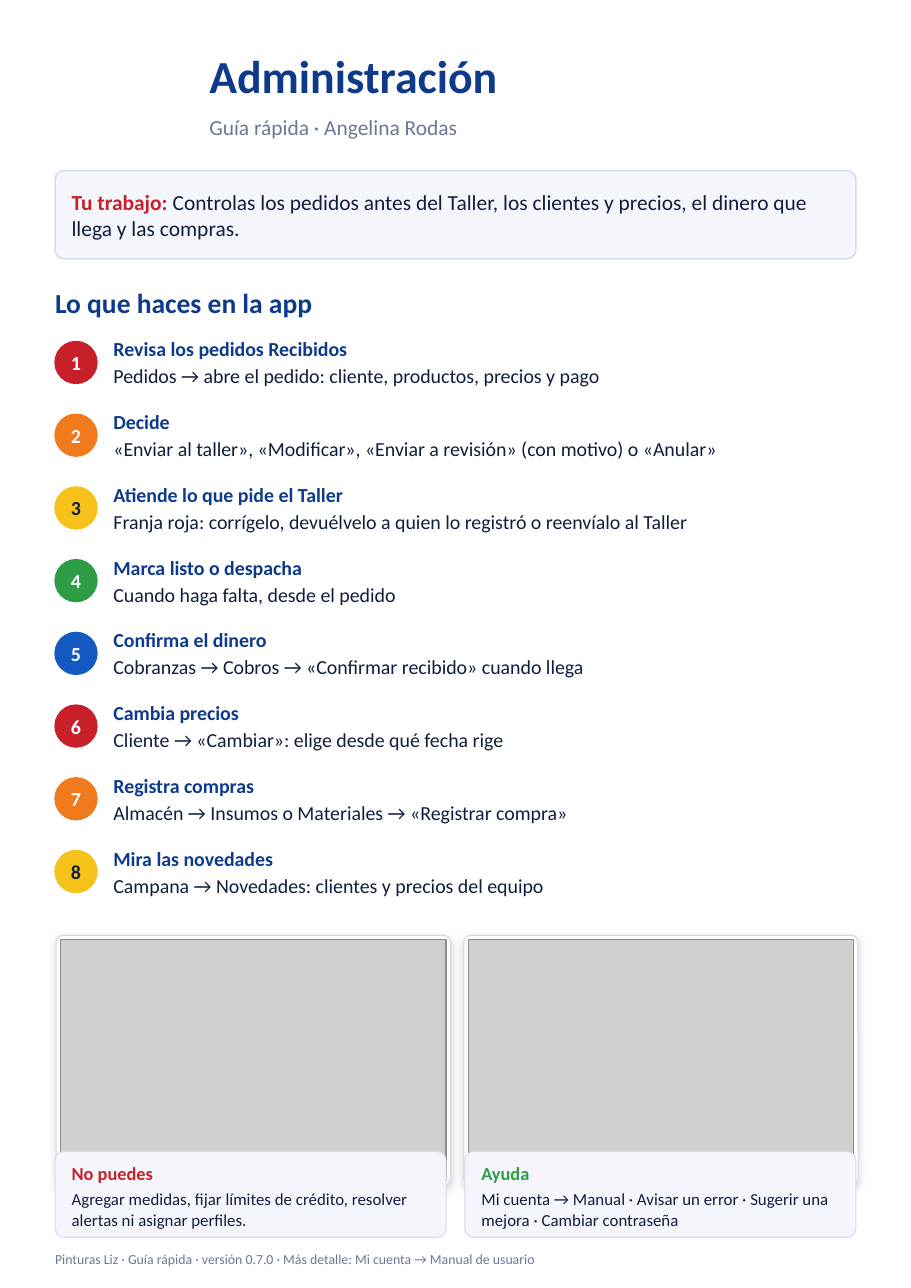
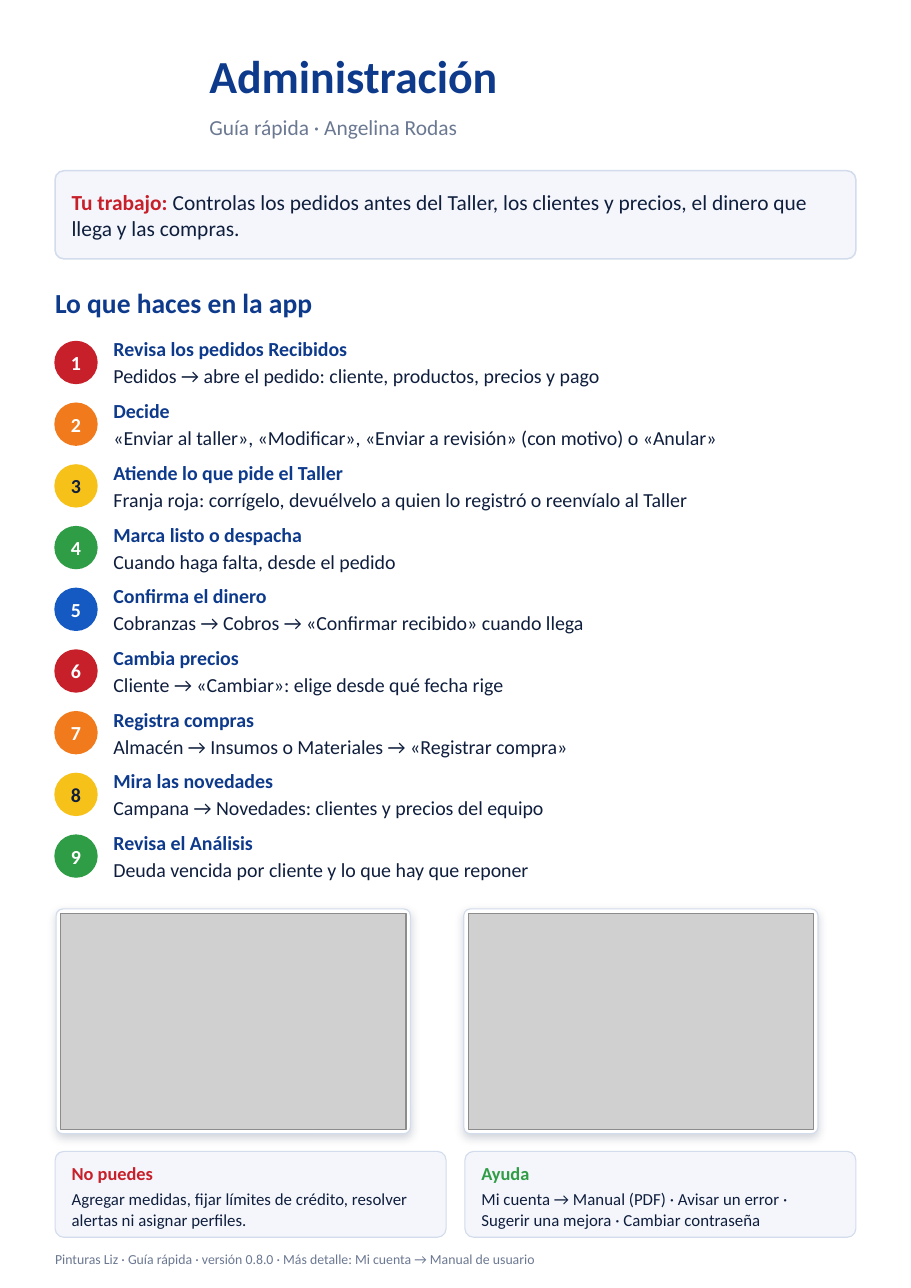
Before and after one commit to estadisticoJ/pinturas-liz-app, a slide deck: slide 2 of docs/capacitacion/guias-rapidas-pinturas-liz.pptx. Drawn at 911x1288 pixels with LibreOffice and Linux fonts; fonts in the diff are those of the drawing; grey boxes stand for pictures; background and template pictures are left out. Boxes give left, top, right and bottom in pixels: in the first picture for what was removed or moved away, otherwise in the second. Text is boxed around its words. In the diff, an @@ line names an element or a change of style, - is before the commit and + after.

Commit message:
v0.8.0 - Modulo Analisis, botones de manual y guia, datos demo

```diff
--- a/docs/capacitacion/guias-rapidas-pinturas-liz.pptx
+++ b/docs/capacitacion/guias-rapidas-pinturas-liz.pptx
@@ text "2": place and size @@
-text "2" at box(71, 430, 81, 443)
+text "2" at box(71, 419, 81, 432)
@@ ellipse: place and size @@
-ellipse at box(55, 414, 97, 456)
+ellipse at box(55, 403, 97, 445)
@@ text "Decide": place and size @@
-text "Decide" at box(113, 415, 717, 459)
+text "Decide" at box(113, 404, 717, 448)
@@ text "3": place and size @@
-text "3" at box(71, 502, 81, 515)
+text "3" at box(71, 480, 81, 493)
@@ ellipse: place and size @@
-ellipse at box(55, 487, 97, 529)
+ellipse at box(55, 465, 97, 507)
@@ text "Atiende lo que pide el ...": place and size @@
-text "Atiende lo que pide el ..." at box(113, 488, 687, 533)
+text "Atiende lo que pide el ..." at box(113, 466, 687, 511)
@@ text "4": place and size @@
-text "4" at box(71, 575, 81, 588)
+text "4" at box(71, 542, 81, 555)
@@ ellipse: place and size @@
-ellipse at box(55, 560, 97, 601)
+ellipse at box(55, 527, 97, 568)
@@ text "Marca listo o despacha": place and size @@
-text "Marca listo o despacha" at box(113, 561, 395, 606)
+text "Marca listo o despacha" at box(113, 528, 395, 573)
@@ text "5": place and size @@
-text "5" at box(71, 648, 81, 661)
+text "5" at box(71, 604, 81, 617)
@@ ellipse: place and size @@
-ellipse at box(55, 632, 97, 674)
+ellipse at box(55, 588, 97, 630)
@@ text "Confirma el dinero": place and size @@
-text "Confirma el dinero" at box(113, 633, 583, 678)
+text "Confirma el dinero" at box(113, 589, 583, 634)
@@ text "6": place and size @@
-text "6" at box(71, 720, 81, 734)
+text "6" at box(71, 664, 81, 678)
@@ ellipse: place and size @@
-ellipse at box(55, 705, 97, 747)
+ellipse at box(55, 650, 97, 692)
@@ text "Cambia precios": place and size @@
-text "Cambia precios" at box(113, 706, 504, 751)
+text "Cambia precios" at box(113, 651, 504, 696)
@@ text "7": place and size @@
-text "7" at box(71, 793, 81, 806)
+text "7" at box(71, 727, 81, 740)
@@ ellipse: place and size @@
-ellipse at box(55, 778, 97, 820)
+ellipse at box(55, 712, 97, 753)
@@ text "Registra compras": place and size @@
-text "Registra compras" at box(113, 779, 567, 824)
+text "Registra compras" at box(113, 713, 567, 758)
@@ text "8": place and size @@
-text "8" at box(71, 865, 81, 879)
+text "8" at box(71, 788, 81, 802)
@@ ellipse: place and size @@
-ellipse at box(55, 850, 97, 892)
+ellipse at box(55, 773, 97, 815)
@@ text "Mira las novedades": place and size @@
-text "Mira las novedades" at box(113, 852, 543, 897)
+text "Mira las novedades" at box(113, 774, 543, 819)
@@ ellipse added at box(55, 835, 97, 877), fill #2E9D45, outline #2E9D45 1 pt @@
@@ text added at box(113, 836, 529, 881), 13 pt, text #0F1E3D @@
+Revisa el Análisis
+Deuda vencida por cliente y lo que hay que reponer
@@ text added at box(71, 851, 81, 864), 13 pt, text #FFFFFF, bold @@
+9
@@ rounded rectangle: place and size @@
-rounded rectangle at box(56, 935, 451, 1185)
+rounded rectangle at box(56, 909, 411, 1134)
@@ rounded rectangle at box(56, 909, 411, 1134): proportions changed @@
@@ picture: place and size @@
-picture at box(61, 940, 446, 1181)
+picture at box(61, 913, 406, 1129)
@@ rounded rectangle at box(464, 909, 818, 1134): proportions changed @@
@@ rounded rectangle: place and size @@
-rounded rectangle at box(464, 935, 858, 1185)
+rounded rectangle at box(464, 909, 818, 1134)
@@ picture: place and size @@
-picture at box(468, 940, 854, 1181)
+picture at box(468, 913, 814, 1129)
@@ text at box(481, 1193, 780, 1229): text changed @@
-Mi cuenta → Manual · Avisar un error · Sugerir una mejora · Cambiar contraseña
+Mi cuenta → Manual (PDF) · Avisar un error · Sugerir una mejora · Cambiar contraseña
@@ text at box(55, 1254, 535, 1266): text changed @@
-Pinturas Liz · Guía rápida · versión 0.7.0 · Más detalle: Mi cuenta → Manual de usuario
+Pinturas Liz · Guía rápida · versión 0.8.0 · Más detalle: Mi cuenta → Manual de usuario
```
Also in this commit, not shown: 5 other slides changed, 34 other files.
